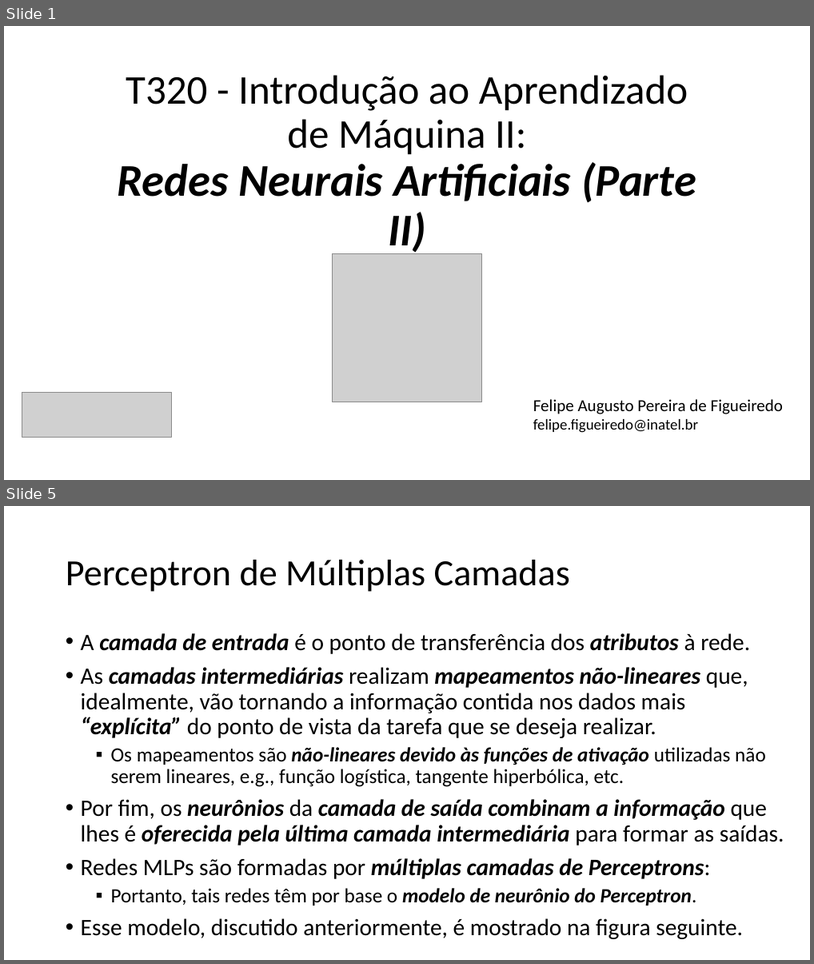
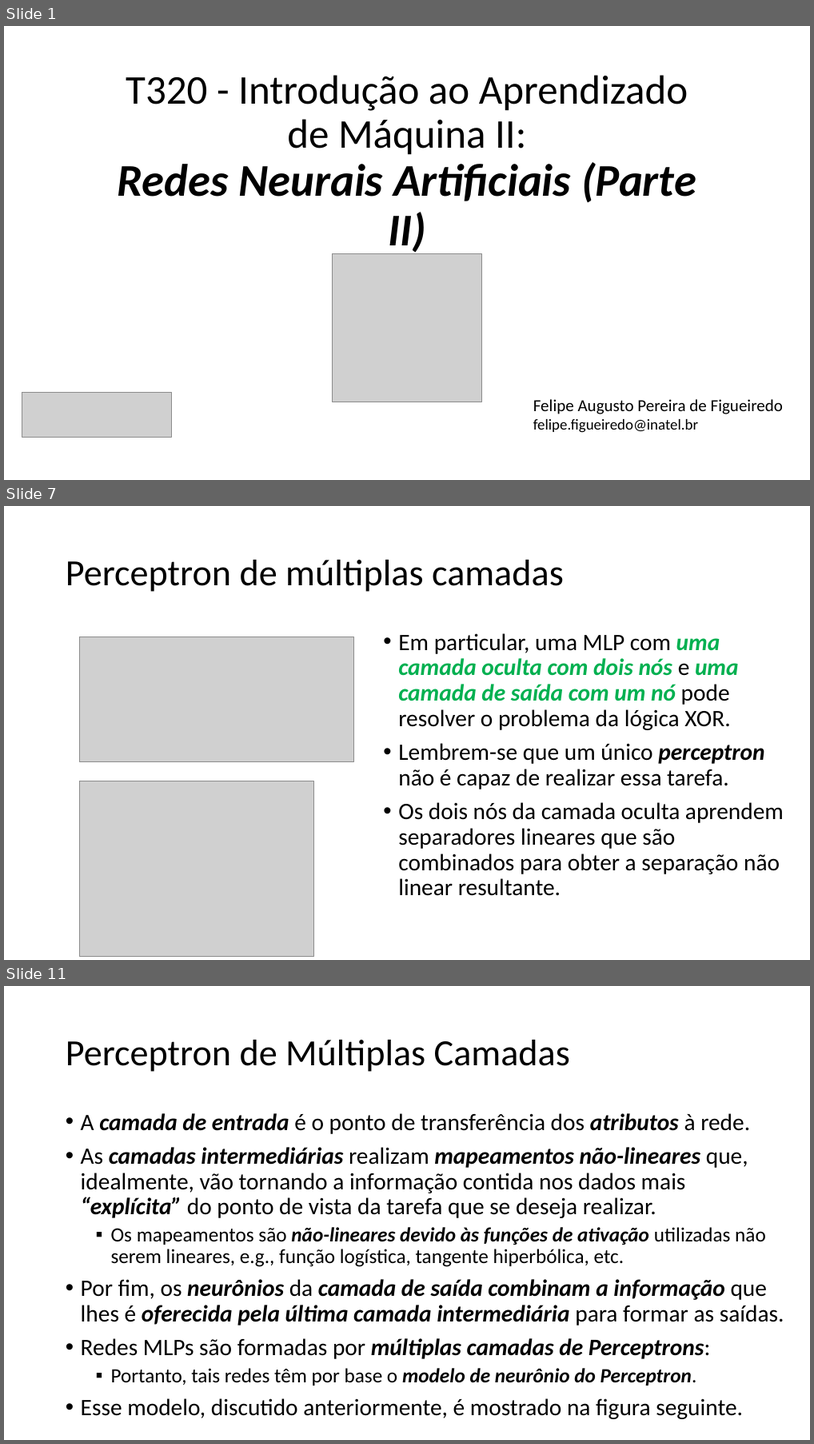
Before and after one commit to zz4fap/t320_aprendizado_de_maquina, a slide deck: slides/T320_Redes_Neurais_Artificiais (Parte II).pptx. Shown one above the other, each under a label of ours: slides 1 and 5 before the commit, slides 1, 7 and 11 after it; the slides between them are not shown. The pictures are 814x964 and 814x1444 pixels, drawn with LibreOffice and Linux fonts; fonts in the diff are those of the drawing; grey boxes stand for pictures. Boxes give left, top, right and bottom in pixels: in the first picture for what was removed or moved away, otherwise in the second. Text is boxed around its words. In the diff, an @@ line names an element or a change of style, - is before the commit and + after.

```diff
--- a/slides/T320_Redes_Neurais_Artificiais (Parte II).pptx
+++ b/slides/T320_Redes_Neurais_Artificiais (Parte II).pptx
@@ slide 7 added at [4,506,810,960], background #FFFFFF @@
@@ title added at [66,560,564,592], 44 pt, text #000000 @@
+Perceptron de múltiplas camadas
@@ picture added at [80,636,354,762] @@
@@ text added at [398,633,784,896], 28 pt, text #000000 @@
+• Em particular, uma MLP com uma camada oculta com dois nós e uma camada de saída com um nó pode resolver o problema da lógica XOR.
+• Lembrem-se que um único perceptron não é capaz de realizar essa tarefa.
+• Os dois nós da camada oculta aprendem separadores lineares que são combinados para obter a separação não linear resultante.
@@ picture added at [80,780,314,956] @@
@@ what was slide 5 is now slide 11 @@
```
Also in this commit, not shown: 2 slides changed, 6 other slides added, 1 slide removed.
